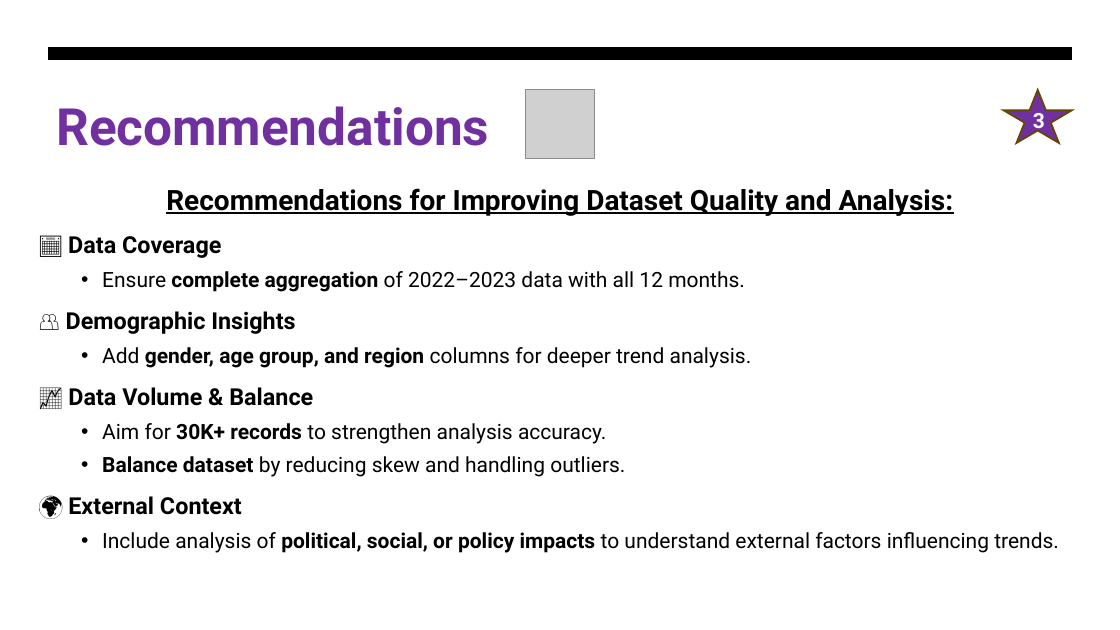
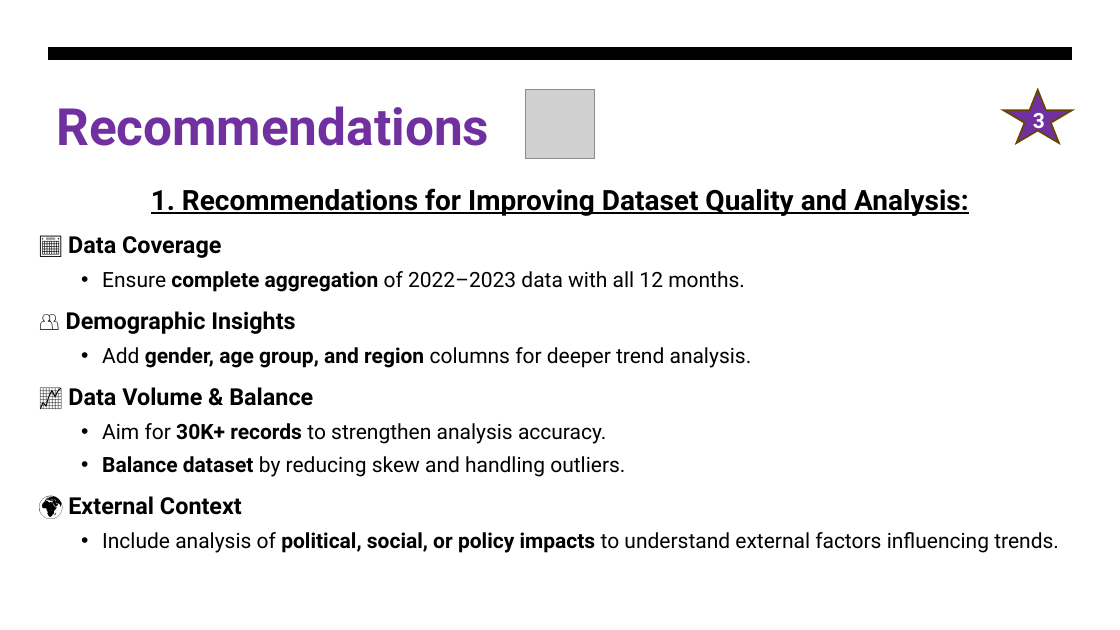
Before and after one commit to AaronTYT/IOD_mini_project_1-US_Drugs, a slide deck: slide 23 of Mini_Project1_Aaron_Tan_Drugs.pptx (slide 22 before the commit). Drawn at 1120x630 pixels with LibreOffice and Linux fonts; fonts in the diff are those of the drawing; grey boxes stand for pictures. Boxes give left, top, right and bottom in pixels: in the first picture for what was removed or moved away, otherwise in the second. Text is boxed around its words. In the diff, an @@ line names an element or a change of style, - is before the commit and + after.

```diff
--- a/Mini_Project1_Aaron_Tan_Drugs.pptx
+++ b/Mini_Project1_Aaron_Tan_Drugs.pptx
@@ text at (151, 188, 969, 216): text changed @@
-Recommendations for Improving Dataset Quality and Analysis:
+1. Recommendations for Improving Dataset Quality and Analysis:
```
Also in this commit, not shown: 3 other slides changed, 7 slides added, 1 other file.
